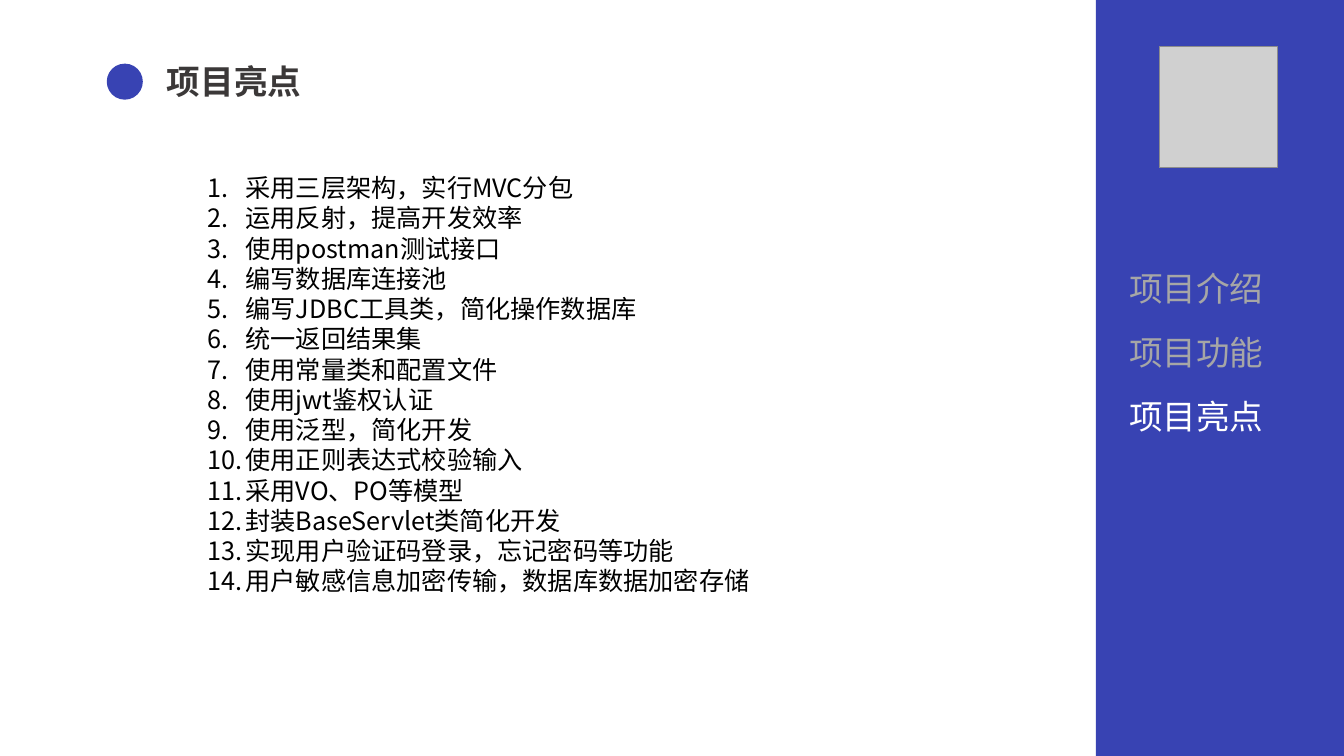
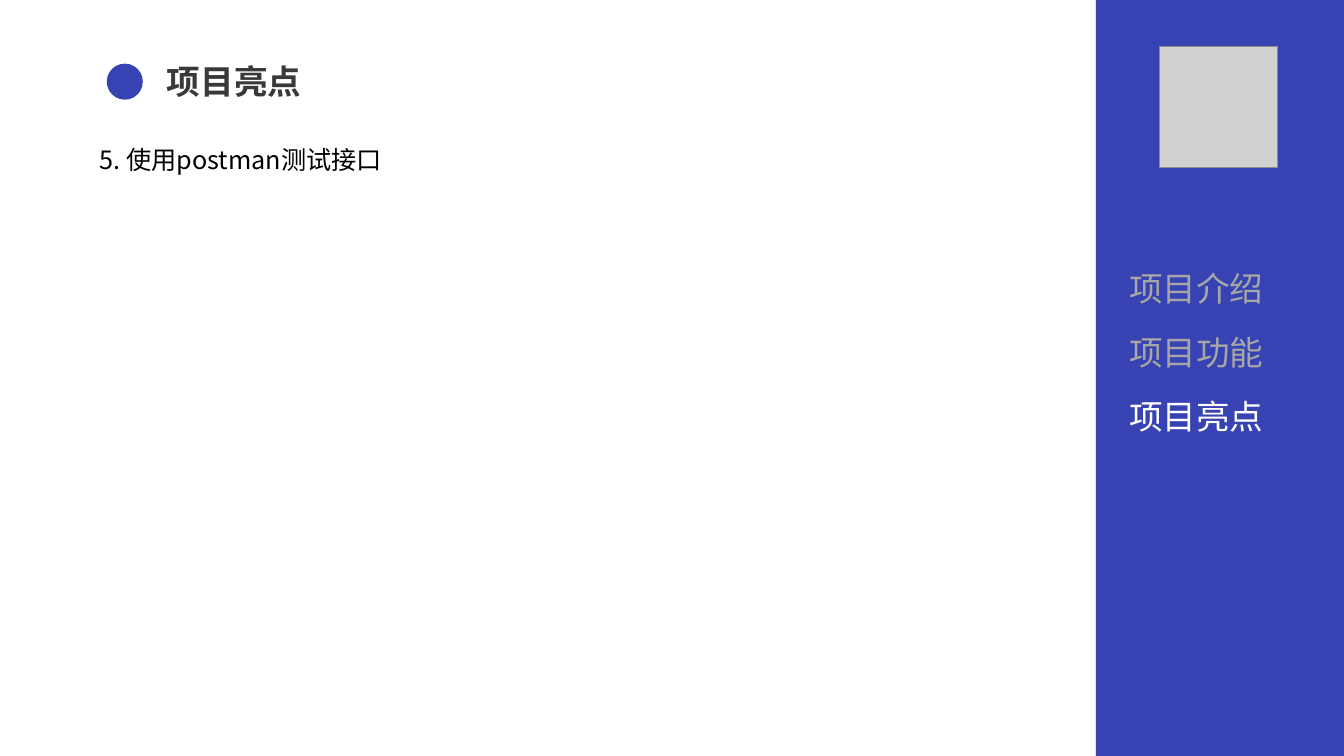
Before and after one commit to lldw05/QGAssessment2023Spring, a slide deck: slide 10 of Final/答辩PPT.pptx (slide 8 before the commit). Drawn at 1344x756 pixels with LibreOffice and Linux fonts; fonts in the diff are those of the drawing; grey boxes stand for pictures. Boxes give left, top, right and bottom in pixels: in the first picture for what was removed or moved away, otherwise in the second. Text is boxed around its words. In the diff, an @@ line names an element or a change of style, - is before the commit and + after.

```diff
--- a/Final/答辩PPT.pptx
+++ b/Final/答辩PPT.pptx
@@ text added at [100,148,382,175], 18 pt, text #000000 @@
+5. 使用postman测试接口
@@ text removed at [245,175,749,593] @@
-1. 采用三层架构，实行MVC分包
-2. 运用反射，提高开发效率
-3. 使用postman测试接口
-4. 编写数据库连接池
-5. 编写JDBC工具类，简化操作数据库
-6. 统一返回结果集
-7. 使用常量类和配置文件
-8. 使用jwt鉴权认证
-9. 使用泛型，简化开发
-10. 使用正则表达式校验输入
-11. 采用VO、PO等模型
-12. 封装BaseServlet类简化开发
-13. 实现用户验证码登录，忘记密码等功能
-14. 用户敏感信息加密传输，数据库数据加密存储
```
Also in this commit, not shown: 2 other slides changed, 9 slides added, 1 other file.
